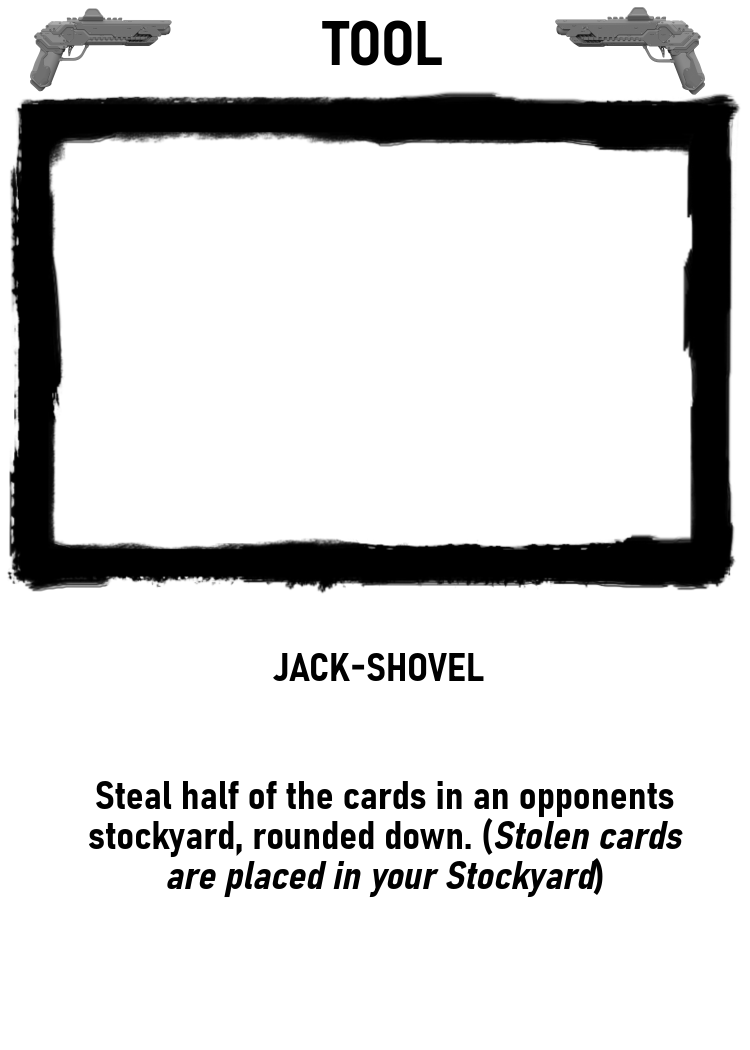
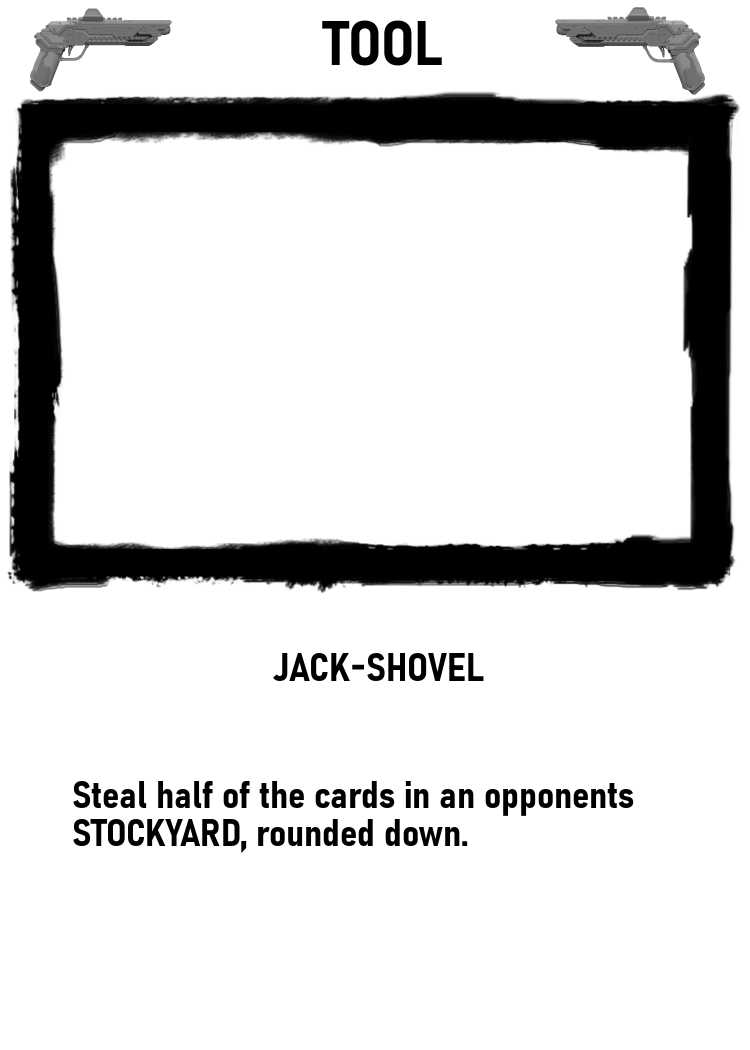
Before/after of a 750x1050 layered artwork. What changed in the layer stack:
painted on "Steal half of the cards in an ..." over [73, 781, 683, 898]
